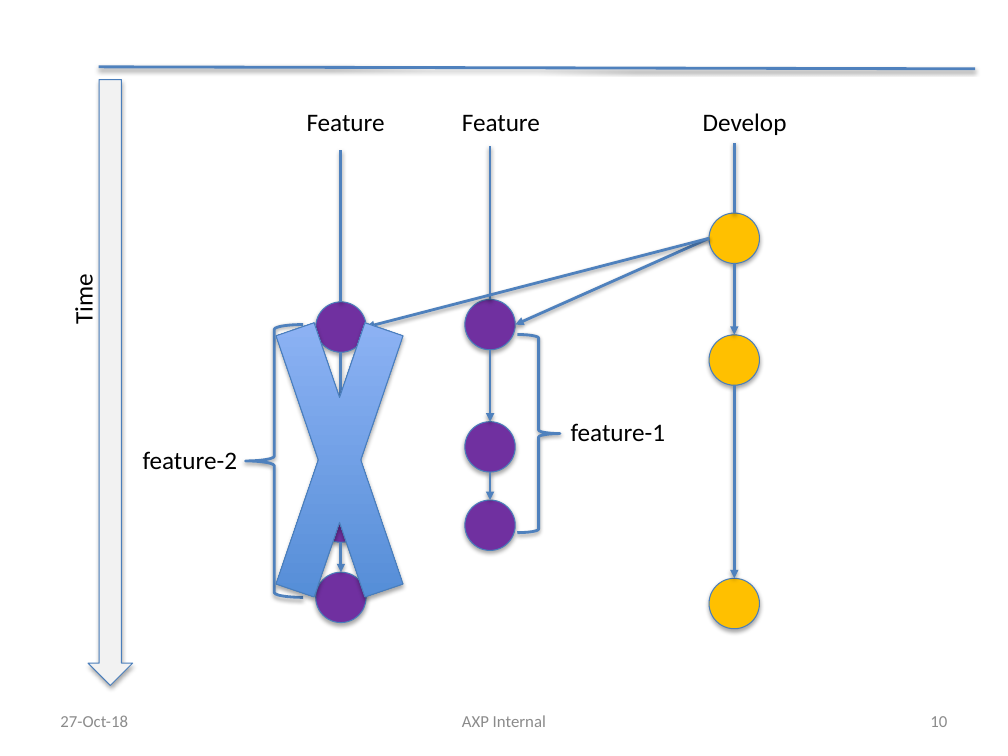
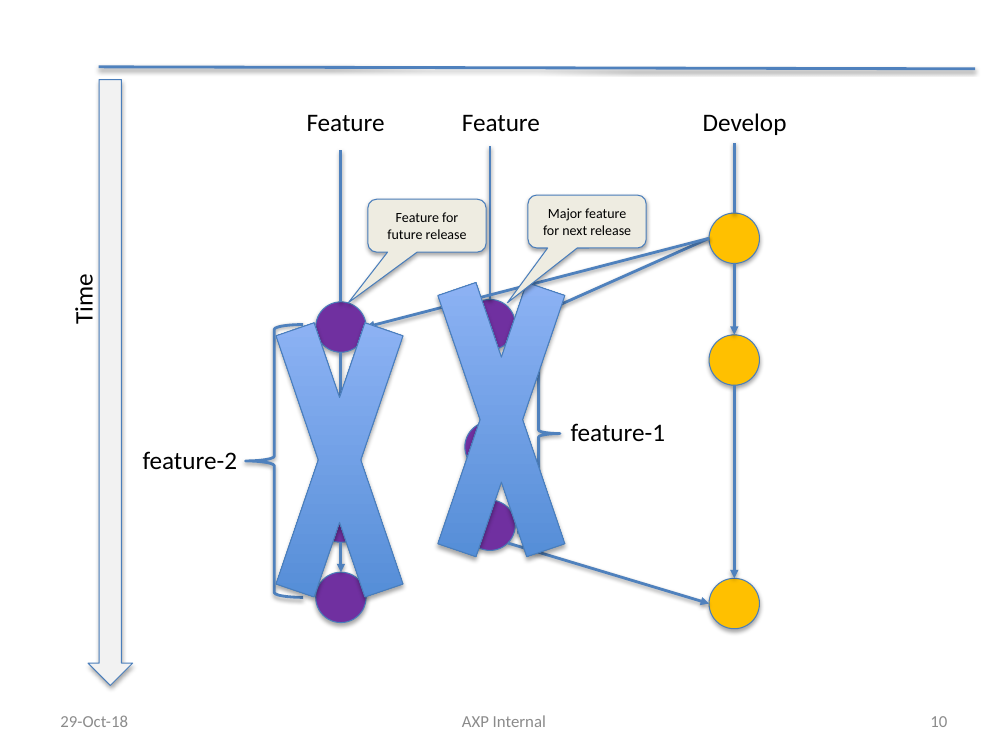
Before and after one commit to liyuan6006/GitStrategies, a slide deck: slide 10 of Branching.pptx. Drawn at 1008x756 pixels with LibreOffice and Linux fonts; fonts in the diff are those of the drawing. Boxes give left, top, right and bottom in pixels: in the first picture for what was removed or moved away, otherwise in the second. Text is boxed around its words. In the diff, an @@ line names an element or a change of style, - is before the commit and + after.

```diff
--- a/Branching.pptx
+++ b/Branching.pptx
@@ cross added at (416, 168, 588, 671), fill gradient #3F80CE to #A4C4FF, outline #4B7EBC 0.75 pt @@
@@ rounded speech box added at (368, 200, 486, 253), fill #EEECE1, outline #4B7EBC 0.75 pt, 10 pt, text #000000 @@
+Feature for future release
@@ rounded speech box added at (528, 196, 646, 249), fill #EEECE1, outline #4B7EBC 0.75 pt, 10 pt, text #000000 @@
+Major feature for next release
@@ arrow added from (508, 543) to (709, 604), #4F81BD 2 pt @@
@@ text at (60, 715, 128, 727): text changed @@
-27-Oct-18
+29-Oct-18
```
Also in this commit, not shown: 15 other slides changed, 1 slide added, 3 slides removed.
